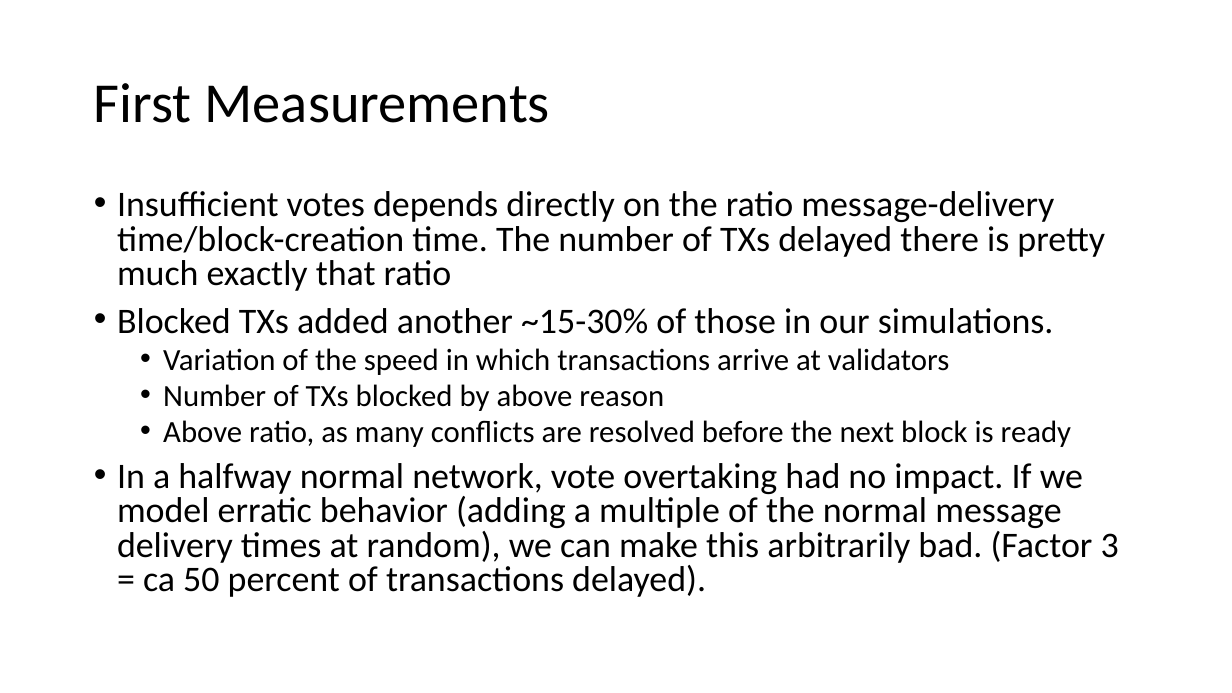
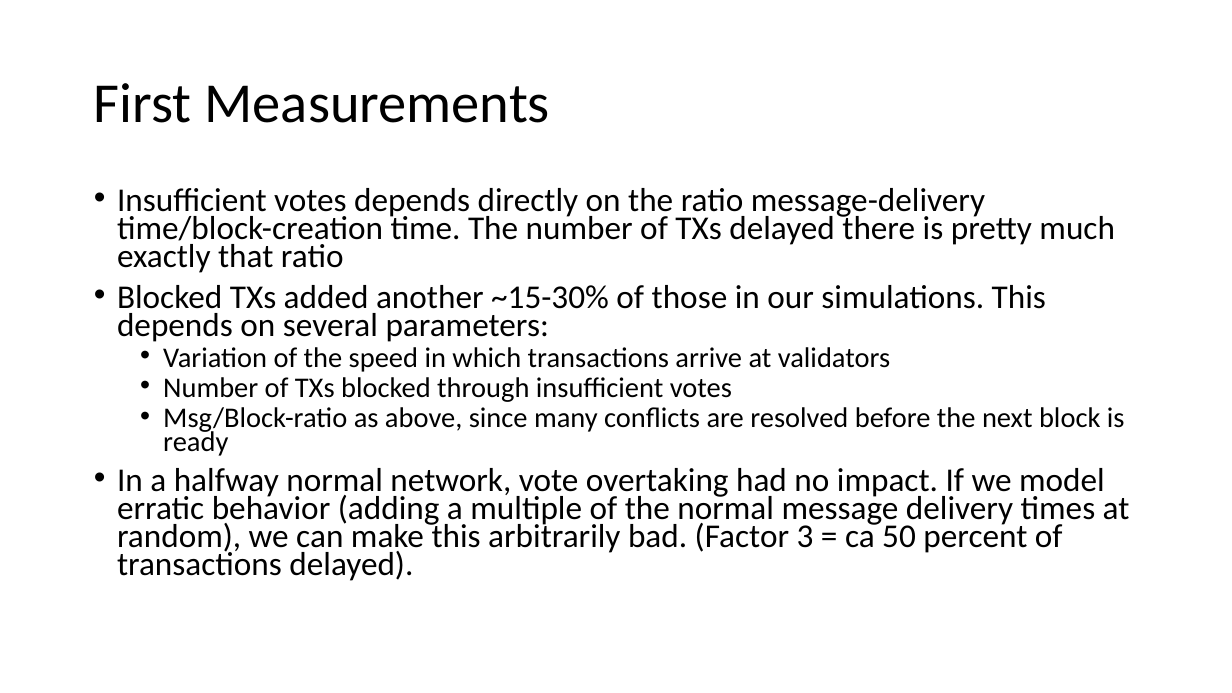
Before and after one commit to vegaprotocol/wendy, a slide deck: slide 7 of Wendy.pptx. Drawn at 1232x693 pixels with LibreOffice and Linux fonts; fonts in the diff are those of the drawing. Boxes give left, top, right and bottom in pixels: in the first picture for what was removed or moved away, otherwise in the second. Text is boxed around its words. In the diff, an @@ line names an element or a change of style, - is before the commit and + after.

```diff
--- a/Wendy.pptx
+++ b/Wendy.pptx
@@ text at (117, 188, 1130, 581): size 28 to 25.9 pt in "Insufficient votes depends directly on the ratio ...", "In a halfway normal network, vote overtaking ..."; size 24 to 22.2 pt in "Variation of the speed in which transactions ..."; line spacing 0.8 to 0.7 @@
@@ text at (117, 285, 1046, 342): text changed; size 28 to 25.9 pt @@
-• Blocked TXs added another ~15-30% of those in our simulations.
+• Blocked TXs added another ~15-30% of those in our simulations. This depends on several parameters:
@@ text at (163, 377, 1125, 456): text changed; size 24 to 22.2 pt @@
-  • Number of TXs blocked by above reason
-  • Above ratio, as many conflicts are resolved before the next block is ready
+  • Number of TXs blocked through insufficient votes
+  • Msg/Block-ratio as above, since many conflicts are resolved before the next block is ready
```
